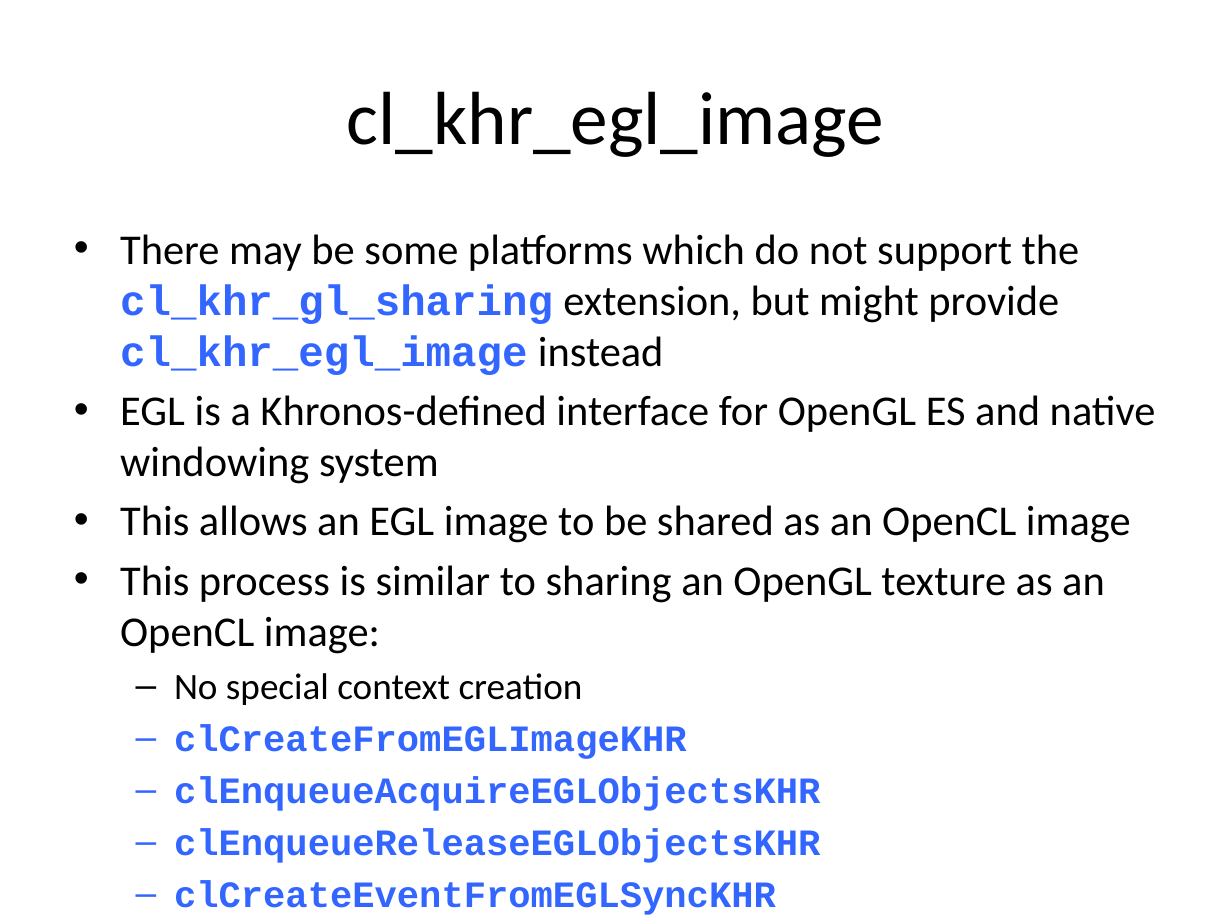
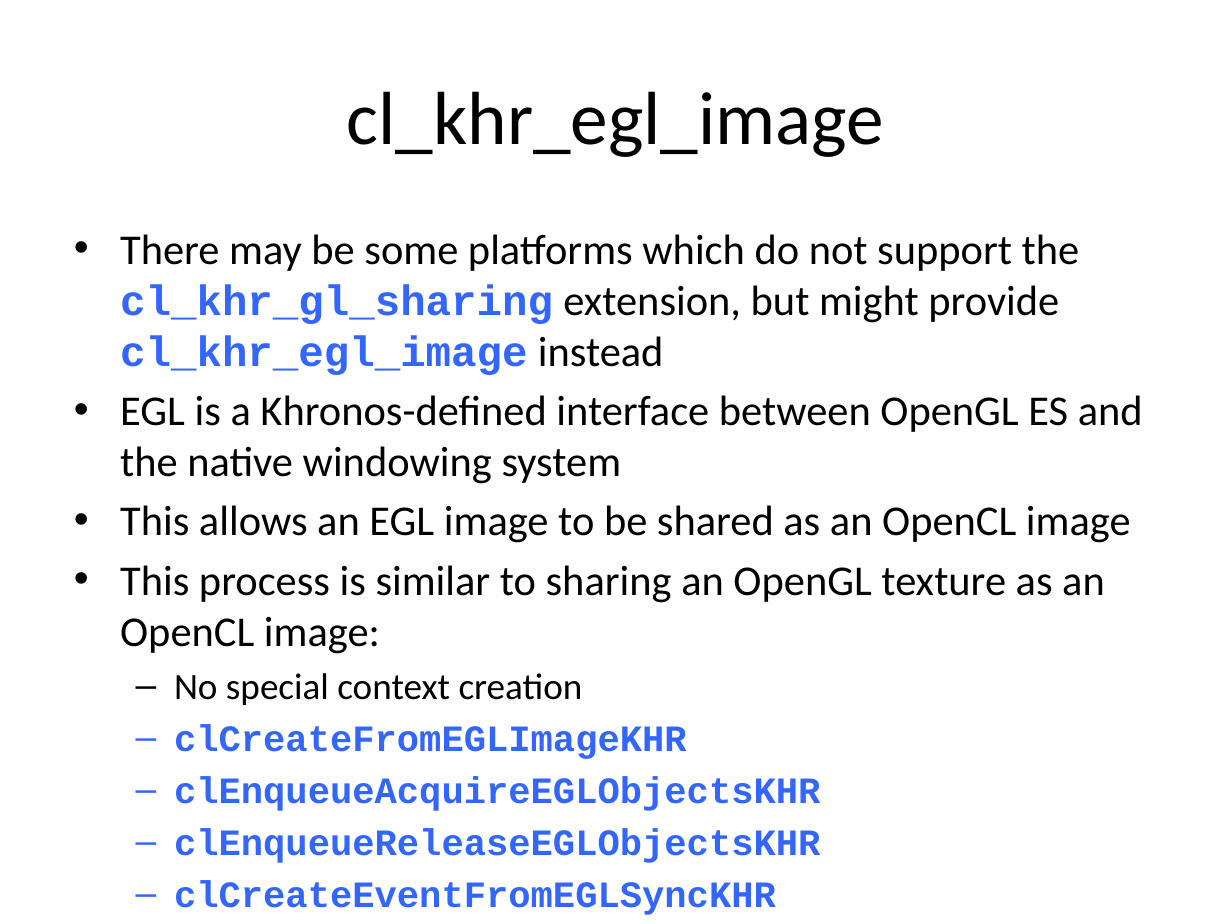
Before and after one commit to UoB-HPC/opencl-training-code, a slide deck: slide 12 of slides/advanced_part4.pptx. Drawn at 1232x924 pixels with LibreOffice and Linux fonts; fonts in the diff are those of the drawing. Boxes give left, top, right and bottom in pixels: in the first picture for what was removed or moved away, otherwise in the second. Text is boxed around its words. In the diff, an @@ line names an element or a change of style, - is before the commit and + after.

```diff
--- a/slides/advanced_part4.pptx
+++ b/slides/advanced_part4.pptx
@@ text at (120,395,1143,484): text changed @@
-• EGL is a Khronos-defined interface for OpenGL ES and native windowing system
+• EGL is a Khronos-defined interface between OpenGL ES and the native windowing system
```
Also in this commit, not shown: 1 other slide changed.
